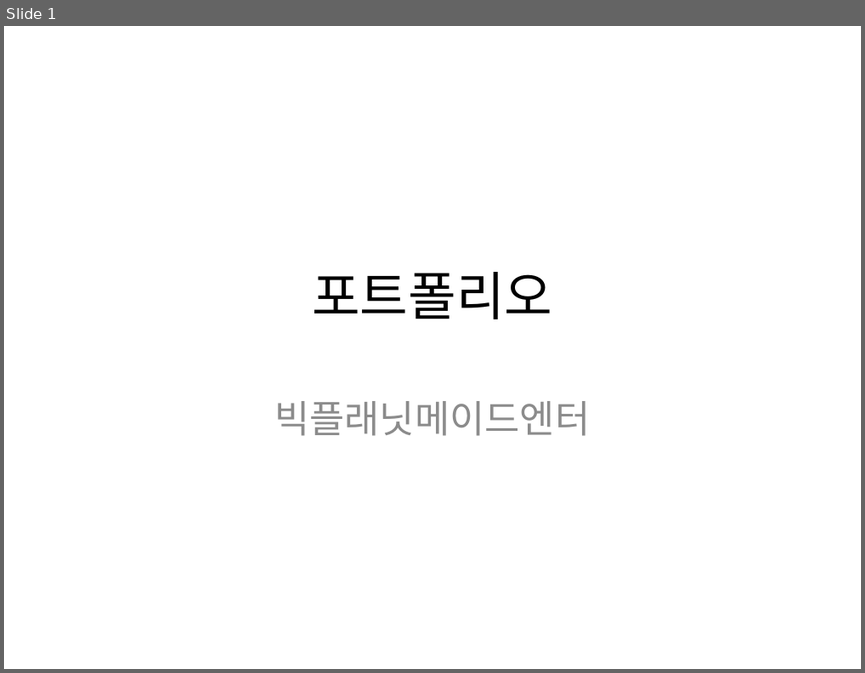
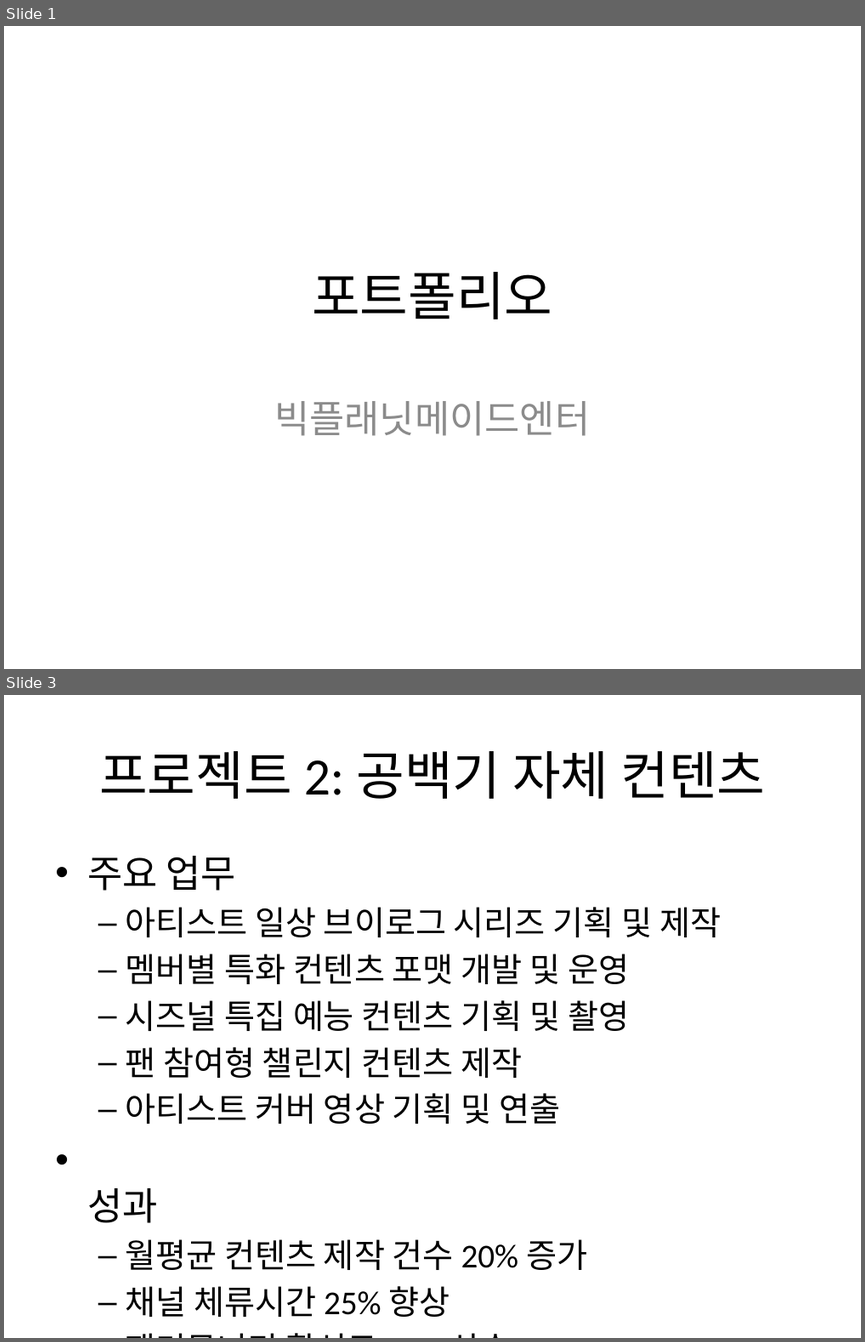
Before and after one commit to earningss793/GROWTHFOLIO2, a slide deck: output/portfolio.pptx. Shown one above the other, each under a label of ours: slide 1 before the commit, slides 1 and 3 after it; the slides between them are not shown. The pictures are 865x673 and 865x1342 pixels, drawn with LibreOffice and Linux fonts; fonts in the diff are those of the drawing. Boxes give left, top, right and bottom in pixels: in the first picture for what was removed or moved away, otherwise in the second. Text is boxed around its words. In the diff, an @@ line names an element or a change of style, - is before the commit and + after.

```diff
--- a/output/portfolio.pptx
+++ b/output/portfolio.pptx
@@ slide 3 added at (4,695,861,1338), background #FFFFFF @@
@@ title added at (99,751,765,799), 44 pt, text #000000 @@
+프로젝트 2: 공백기 자체 컨텐츠
@@ text added at (87,856,721,1316), 28 pt, text #000000 @@
+• 주요 업무
+  – 아티스트 일상 브이로그 시리즈 기획 및 제작
+  – 멤버별 특화 컨텐츠 포맷 개발 및 운영
+  – 시즈널 특집 예능 컨텐츠 기획 및 촬영
+  – 팬 참여형 챌린지 컨텐츠 제작
+  – 아티스트 커버 영상 기획 및 연출
+• 성과
+  – 월평균 컨텐츠 제작 건수 20% 증가
+  – 채널 체류시간 25% 향상
+  – 팬커뮤니티 활성도 35% 상승
```
Also in this commit, not shown: 1 slide changed, 1 other slide added, 3 other files.
